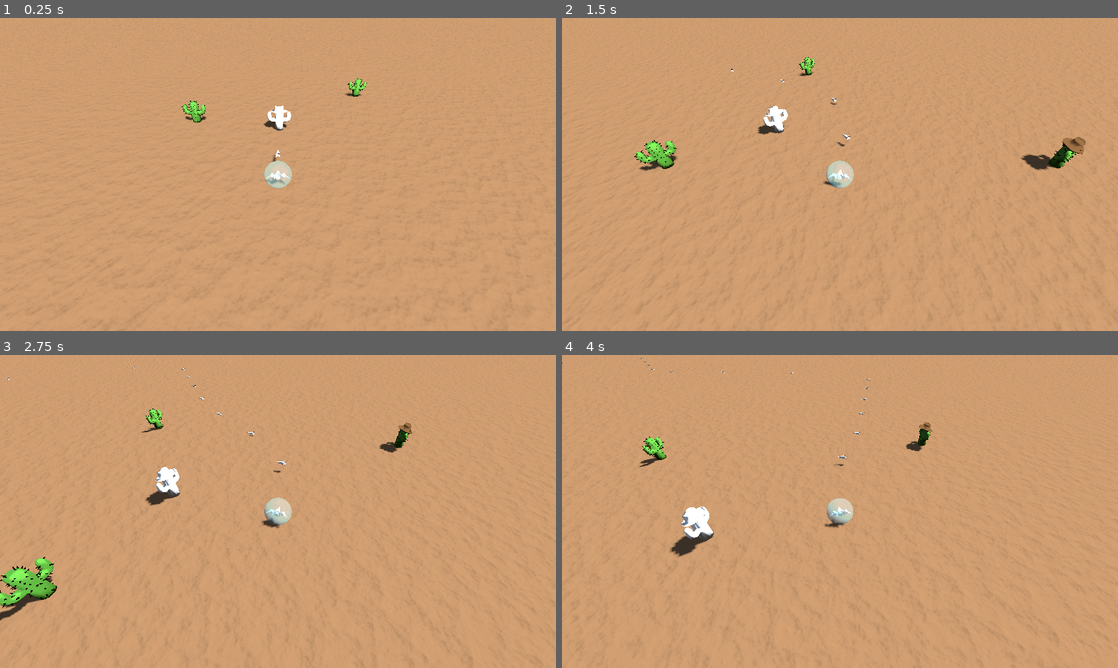
Above: before the commit, frames 1-4 (two rows, left to right).
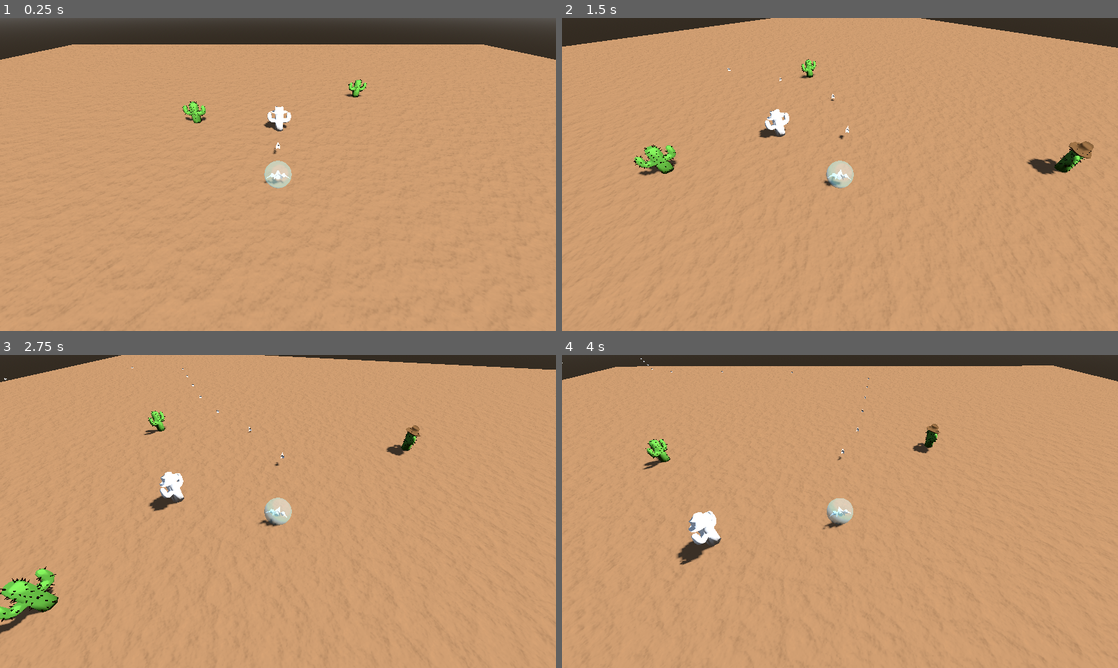
Above: after the commit, the same moments.

Repository: dicemaster5/BubbleSurvivors
Game: Godot game, scene res://scenes/world.tscn
The game is run twice, just before and just after one commit, with the same random seed, the same clock (stepped at 60 frames per second) and the same inputs.
Inputs:
- Up to frame 1 (0.25 s): no input
- Up to frame 2 (1.5 s): hold D (move_right) 0.53-1.28 s; hold S (move_down) from 1.28 s (still down)
- Up to frame 3 (2.75 s): release S (move_down) at 2.03 s; hold D (move_right) from 2.03 s (still down)
- Up to frame 4 (4 s): release D (move_right) at 2.78 s; hold W (move_up) 2.78-3.53 s; hold A (move_left) from 3.53 s (still down)

The runs differ from the first frame. In frame 1, 9.4% of the frame differs, in the area x 0-100%, y 0-54%; in frame 2, 5.2%; in frame 3, 4.8%; in frame 4, 5.6%.

Commit message:
Fix projectile spawn direciton

Diff:
--- a/scenes/projectile.gd
+++ b/scenes/projectile.gd
@@ -7,6 +7,7 @@
 func _ready() -> void:
 	$Lifetime.timeout.connect(queue_free)
 	body_entered.connect(on_body_entered)
+	transform.basis = Basis.looking_at(direction)
 
 func _physics_process(delta: float) -> void:
 	position += direction * speed * delta
--- a/scenes/world.tscn
+++ b/scenes/world.tscn
@@ -4,12 +4,12 @@
 [ext_resource type="Script" path="res://scripts/game_manager.gd" id="3_xifi4"]
 [ext_resource type="Material" uid="uid://wrr7reshtt80" path="res://materials/ground.tres" id="4_15bx4"]
 [ext_resource type="Script" path="res://scripts/camera_controller.gd" id="4_aelyh"]
-[ext_resource type="PackedScene" uid="uid://byjojrcm551uw" path="res://scenes/cactus_hazard.tscn" id="6_cainy"]
+[ext_resource type="PackedScene" path="res://scenes/cactus_hazard.tscn" id="6_cainy"]
 [ext_resource type="PackedScene" uid="uid://bj8ad7oh5pca4" path="res://scenes/enemy.tscn" id="6_xkebw"]
 [ext_resource type="Script" path="res://scripts/damageable.gd" id="7_onfek"]
 
 [sub_resource type="PlaneMesh" id="PlaneMesh_4l2np"]
-size = Vector2(1000, 1000)
+size = Vector2(100, 100)
 
 [sub_resource type="WorldBoundaryShape3D" id="WorldBoundaryShape3D_l5nr7"]
 
--- a/scripts/projectile_spawner.gd
+++ b/scripts/projectile_spawner.gd
@@ -20,8 +20,8 @@
 	var fire_direction = -player.transform.basis.z.normalized()
 
 	# Todo: what do we do with this as the player grows?
-	var fire_offset = fire_direction * 1.0
+	var fire_offset = fire_direction * 2.0
 
+	projectile.direction = fire_direction
 	parent.add_child(projectile)
 	projectile.global_position = player.global_position + fire_offset
-	projectile.direction = fire_direction
